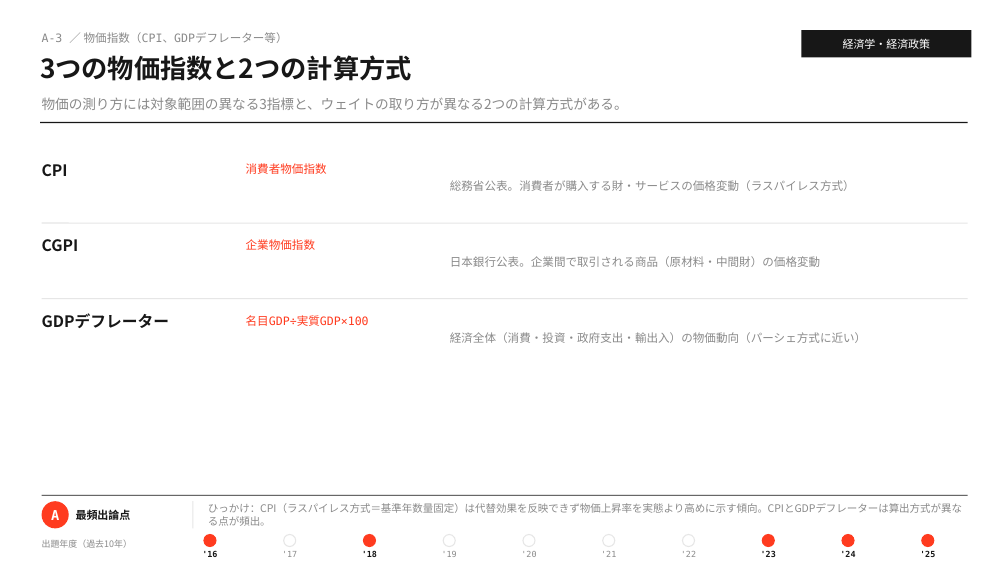
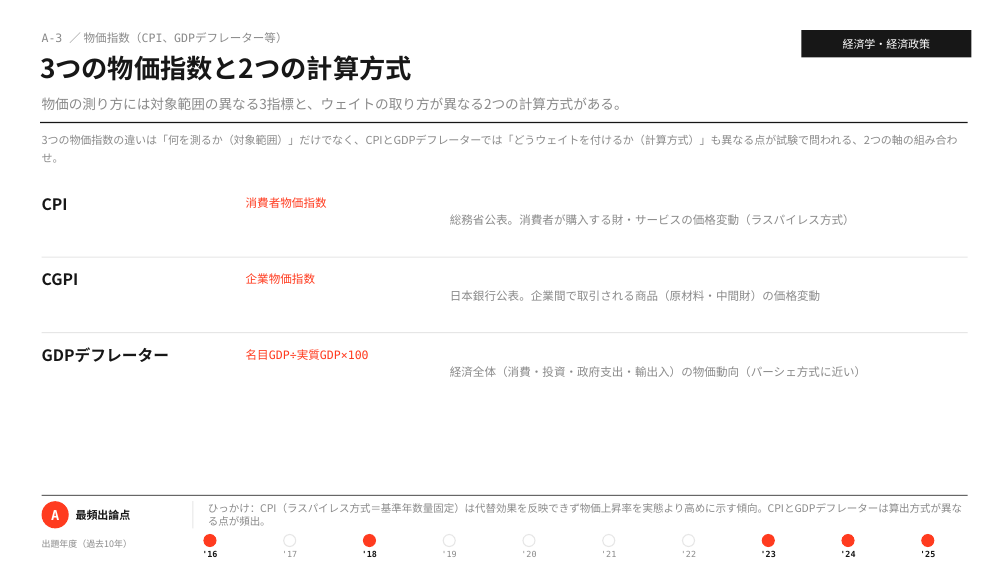
Before and after one commit to MasatoshiSano/SMEC, a slide deck: slide 5 of slides/1st_stage/A_economics.pptx. Drawn at 1008x567 pixels with LibreOffice and Linux fonts; fonts in the diff are those of the drawing. Boxes give left, top, right and bottom in pixels: in the first picture for what was removed or moved away, otherwise in the second. Text is boxed around its words. In the diff, an @@ line names an element or a change of style, - is before the commit and + after.

```diff
--- a/slides/1st_stage/A_economics.pptx
+++ b/slides/1st_stage/A_economics.pptx
@@ text added at [42,135,958,163], 10.5 pt, text #8A8A8A @@
+3つの物価指数の違いは「何を測るか（対象範囲）」だけでなく、CPIとGDPデフレーターでは「どうウェイトを付けるか（計算方式）」も異なる点が試験で問われる、2つの軸の組み合わせ。
@@ 9 texts, 2 lines: place and size @@
-9 texts, 2 lines at [42,163,968,343]
+9 texts, 2 lines at [42,197,968,377]
```
Also in this commit, not shown: 11 other slides changed, 2 other files.
